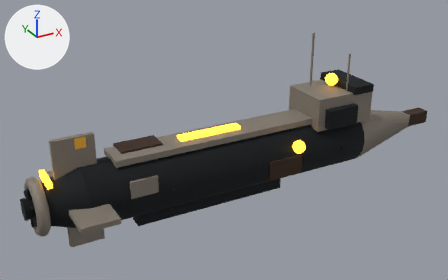
Before and after pictures for a commit that changed the glTF model docs/concept-art/models/light-scout-bathyarch.glb.
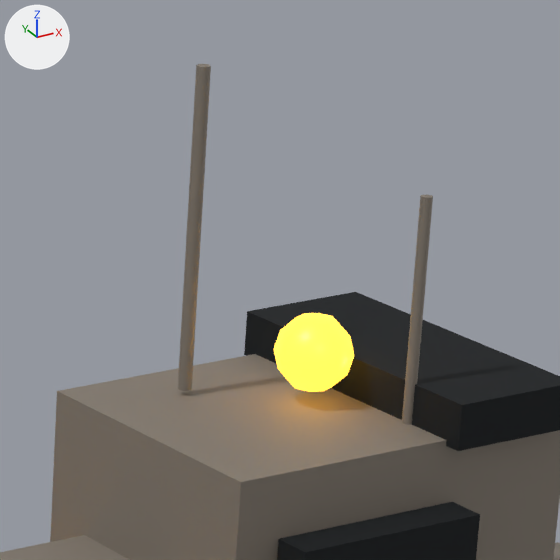
The first picture shows the older version from a camera (50 mm lens) standing at (-39.4, -63.2, 34.7) and looking at (-4.0, 1.3, 2.5). The close-ups show the older and then the newer version on the part from 63% to 83% of the width and 8% to 40% of the height of that picture. Only the edits that show in the close-ups are written down. The axes (+X, +Y, +Z) are drawn at upper left. The lights are the same throughout. Where no turn or scale is listed for an object, it has been applied to the vertices.

The first close-up shows 'nav_dome_mast', 'sensor_brow', 'sensor_cheek_s', 'sensor_head', 'spine_plate', 'whip_a', 'whip_b' and 1 more.
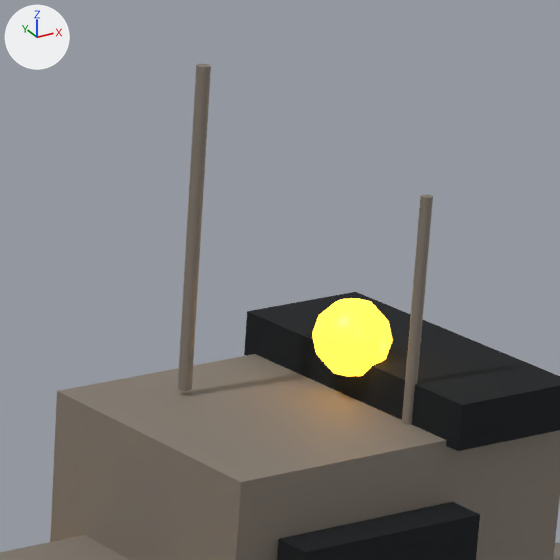
Changed parts and their boxes (x1, y1, x2, y2) in the close-ups (560 x 560 px):
```json
{"object": "nav_dome_mast", "change": "moved", "before": [274, 313, 354, 392], "after": [312, 298, 393, 377]}
```

Scene script edits in JSON lines:
```json
{"op": "set", "path": "ob_nav_dome_mast.location", "old": "(6.2, 0.0, 5.9)", "new": "(6.6, 0.0, 5.97)"}
```
